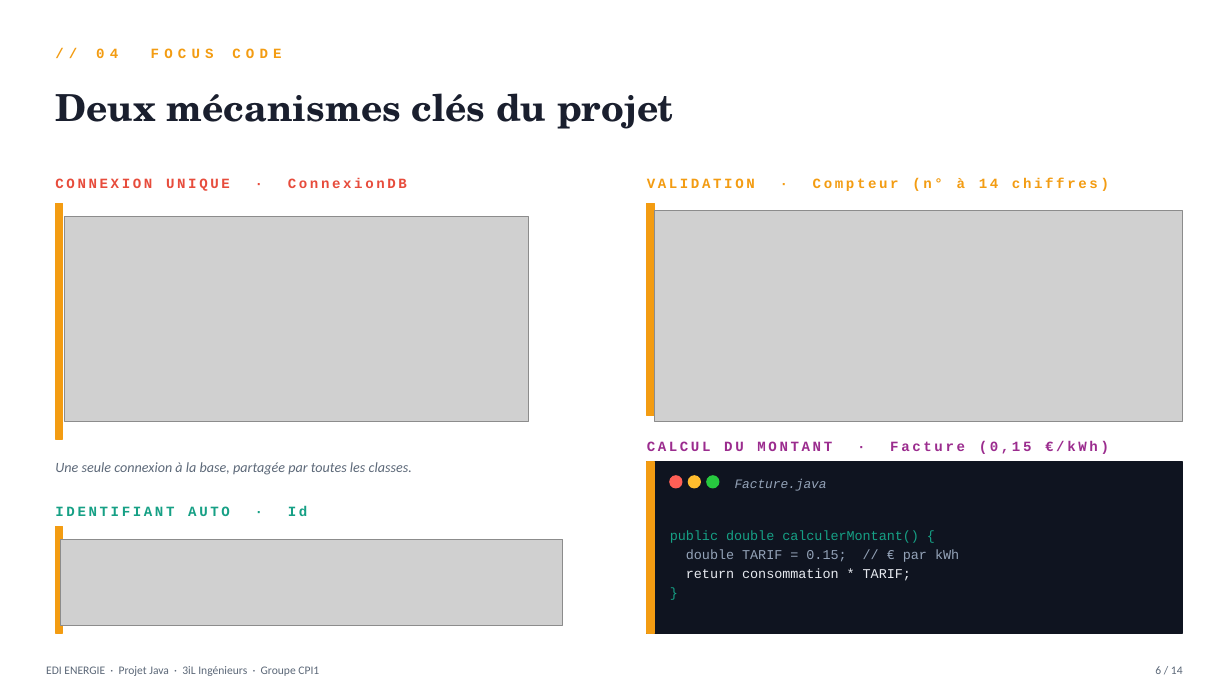
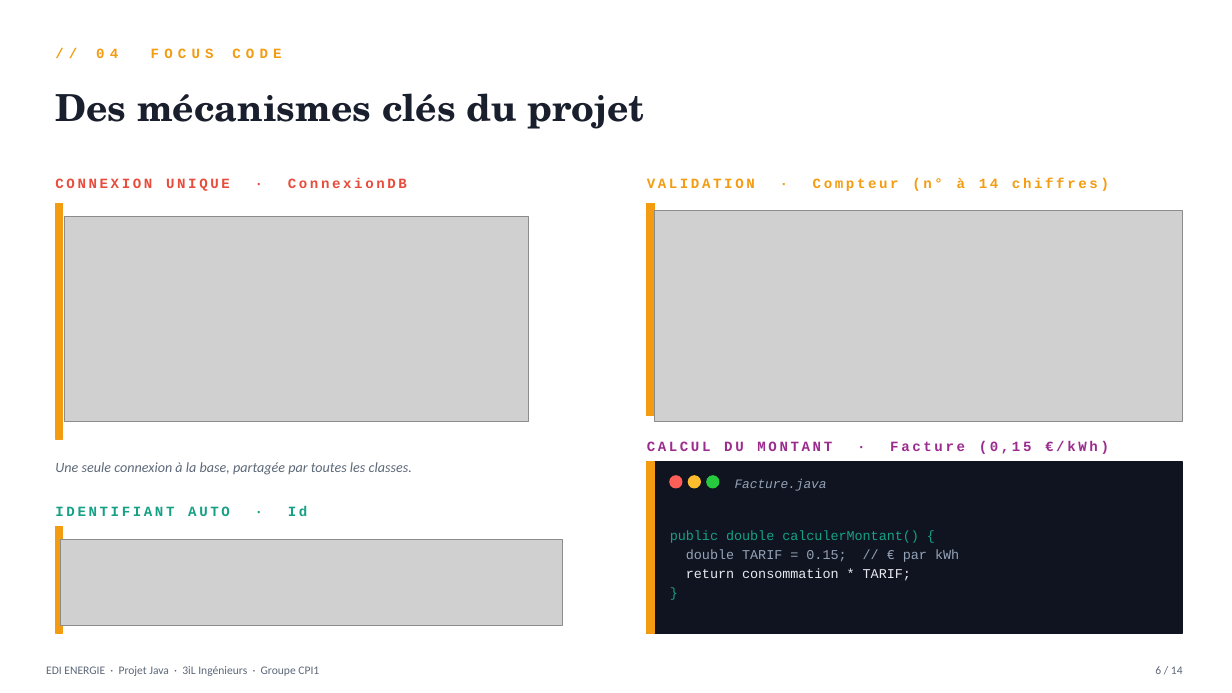
Before and after one commit to Yassinecherti/PROJETJAVA, a slide deck: slide 6 of EDI ENERGIE Soutenance.pptx. Drawn at 1232x693 pixels with LibreOffice and Linux fonts; fonts in the diff are those of the drawing; grey boxes stand for pictures. Boxes give left, top, right and bottom in pixels: in the first picture for what was removed or moved away, otherwise in the second. Text is boxed around its words. In the diff, an @@ line names an element or a change of style, - is before the commit and + after.

```diff
--- a/EDI ENERGIE Soutenance.pptx
+++ b/EDI ENERGIE Soutenance.pptx
@@ text at [55,93,645,129]: text changed @@
-Deux mécanismes clés du projet
+Des mécanismes clés du projet
```
Also in this commit, not shown: 2 other slides changed.
